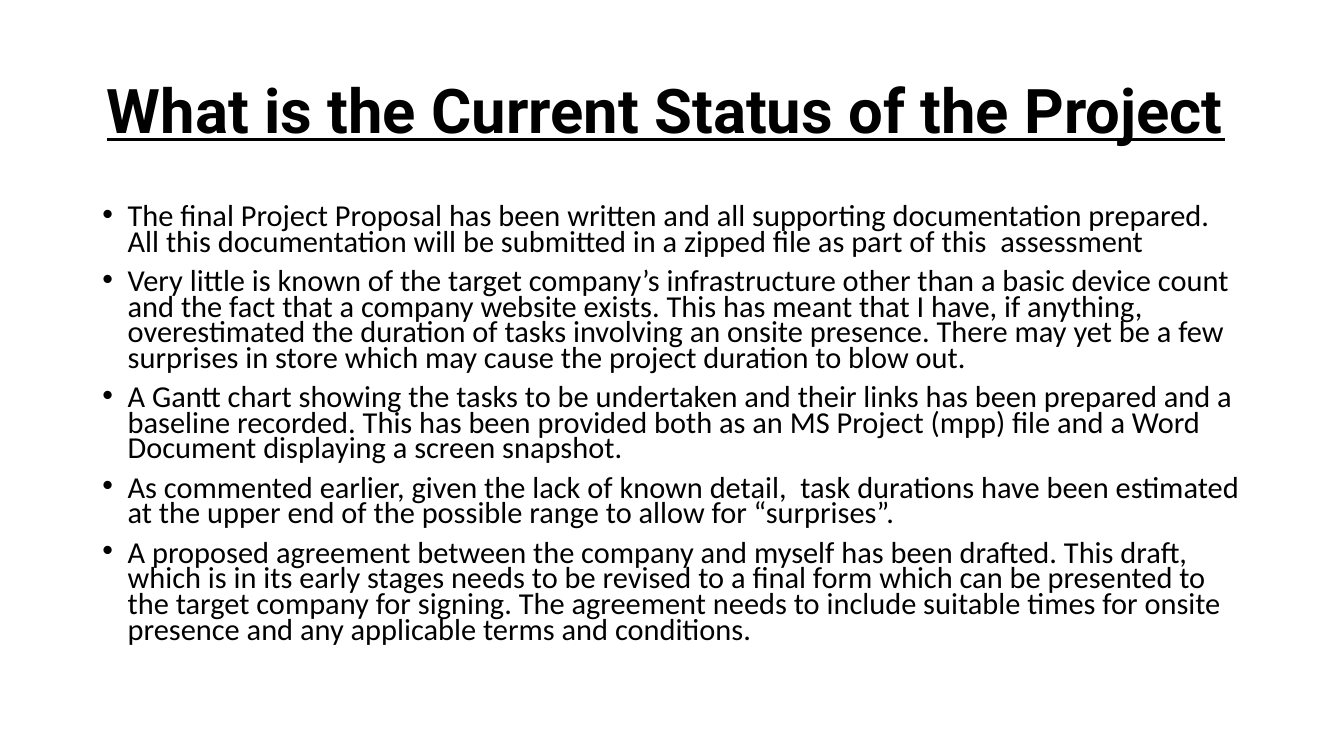
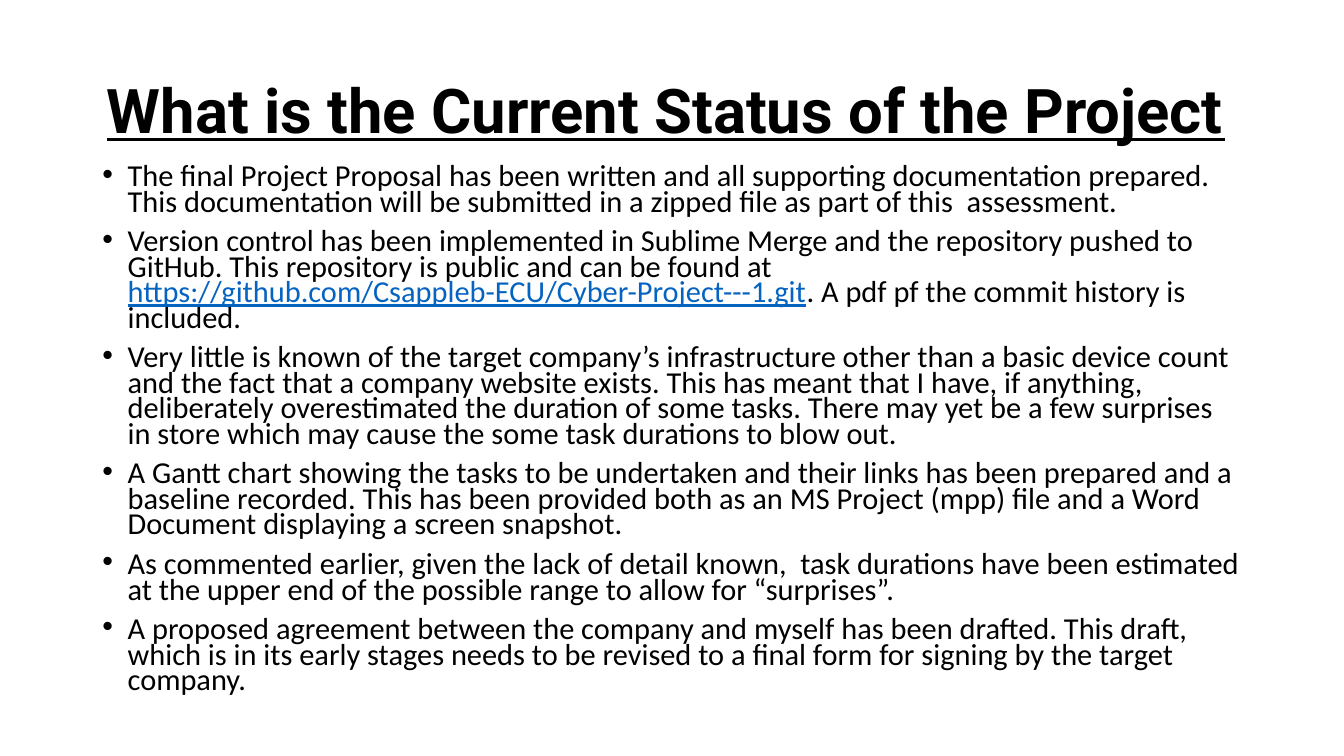
Before and after one commit to Csappleb-ECU/Cyber-Project---1, a slide deck: slide 2 of Presentation Assessment 3.pptx. Drawn at 1344x756 pixels with LibreOffice and Linux fonts; fonts in the diff are those of the drawing. Boxes give left, top, right and bottom in pixels: in the first picture for what was removed or moved away, otherwise in the second. Text is boxed around its words. In the diff, an @@ line names an element or a change of style, - is before the commit and + after.

Commit message:
Revised Assessment 3 Presentation

```diff
--- a/Presentation Assessment 3.pptx
+++ b/Presentation Assessment 3.pptx
@@ text "The final Project Proposal has ...": place and size @@
-text "The final Project Proposal has ..." at [128,205,1239,645]
+text "The final Project Proposal has ..." at [128,165,1239,695]
@@ text at [128,165,1228,449]: text changed @@
-• The final Project Proposal has been written and all supporting documentation prepared. All this documentation will be submitted in a zipped file as part of this assessment
-• Very little is known of the target company’s infrastructure other than a basic device count and the fact that a company website exists. This has meant that I have, if anything, overestimated the duration of tasks involving an onsite presence. There may yet be a few surprises in store which may cause the project duration to blow out.
+• The final Project Proposal has been written and all supporting documentation prepared. This documentation will be submitted in a zipped file as part of this assessment.
+• Version control has been implemented in Sublime Merge and the repository pushed to GitHub. This repository is public and can be found at https://github.com/Csappleb-ECU/Cyber-Project---1.git. A pdf pf the commit history is included.
+• Very little is known of the target company’s infrastructure other than a basic device count and the fact that a company website exists. This has meant that I have, if anything, deliberately overestimated the duration of some tasks. There may yet be a few surprises in store which may cause the some task durations to blow out.
@@ text at [128,553,1239,695]: text changed @@
-• As commented earlier, given the lack of known detail, task durations have been estimated at the upper end of the possible range to allow for “surprises”.
-• A proposed agreement between the company and myself has been drafted. This draft, which is in its early stages needs to be revised to a final form which can be presented to the target company for signing. The agreement needs to include suitable times for onsite presence and any applicable terms and conditions.
+• As commented earlier, given the lack of detail known, task durations have been estimated at the upper end of the possible range to allow for “surprises”.
+• A proposed agreement between the company and myself has been drafted. This draft, which is in its early stages needs to be revised to a final form for signing by the target company.
```
Also in this commit, not shown: 1 other slide changed.
